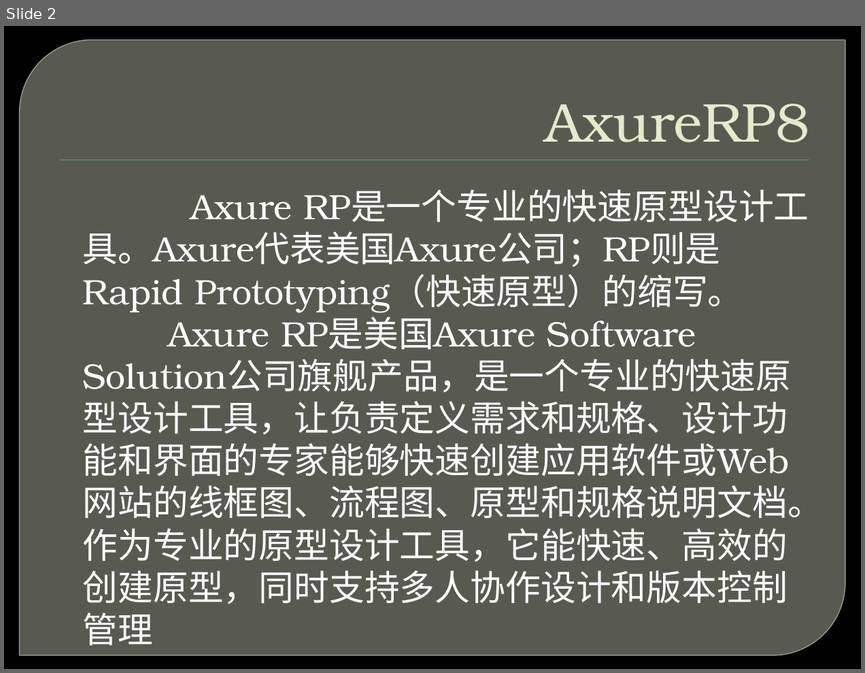
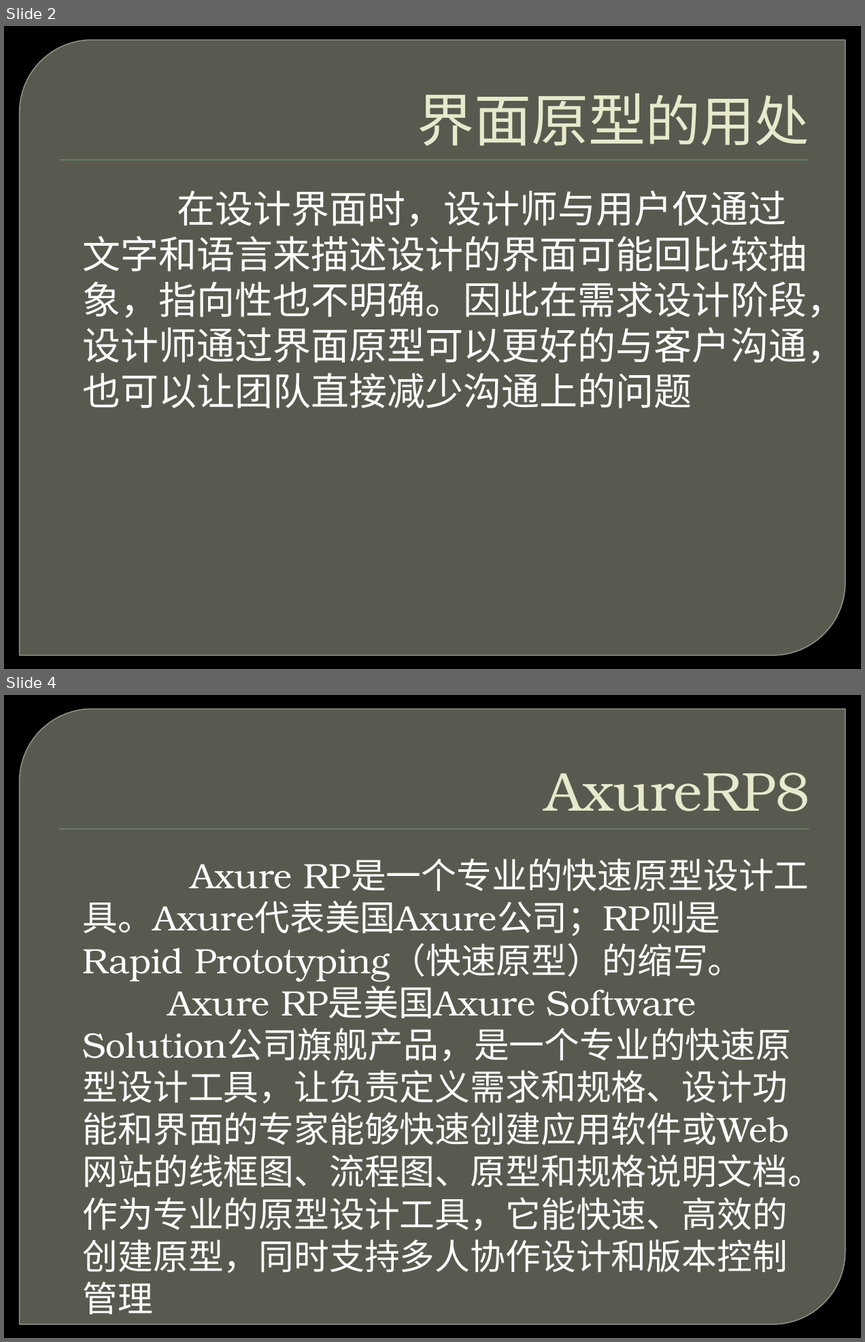
Before and after one commit to tzy502/G16, a slide deck: UML/界面原型-G16.pptx. Shown one above the other, each under a label of ours: slide 2 before the commit, slides 2 and 4 after it; the slides between them are not shown. The pictures are 865x673 and 865x1342 pixels, drawn with LibreOffice and Linux fonts; fonts in the diff are those of the drawing; background and template pictures are left out. Boxes give left, top, right and bottom in pixels: in the first picture for what was removed or moved away, otherwise in the second. Text is boxed around its words. In the diff, an @@ line names an element or a change of style, - is before the commit and + after.

```diff
--- a/UML/界面原型-G16.pptx
+++ b/UML/界面原型-G16.pptx
@@ slide 2 added at <box>4,26,861,669</box>, background picture (left out); not listed: 2 template elements that a slide beside it also shows @@
@@ title added at <box>417,93,809,146</box>, 48 pt, text #E7EACB @@
+界面原型的用处
@@ text added at <box>83,191,844,408</box>, 32 pt, text #FFFFFF @@
+在设计界面时，设计师与用户仅通过文字和语言来描述设计的界面可能回比较抽象，指向性也不明确。因此在需求设计阶段，设计师通过界面原型可以更好的与客户沟通，也可以让团队直接减少沟通上的问题
@@ what was slide 2 is now slide 4 @@
```
Also in this commit, not shown: 4 slides changed, 1 other slide added, 1 slide removed, 1 other file.
